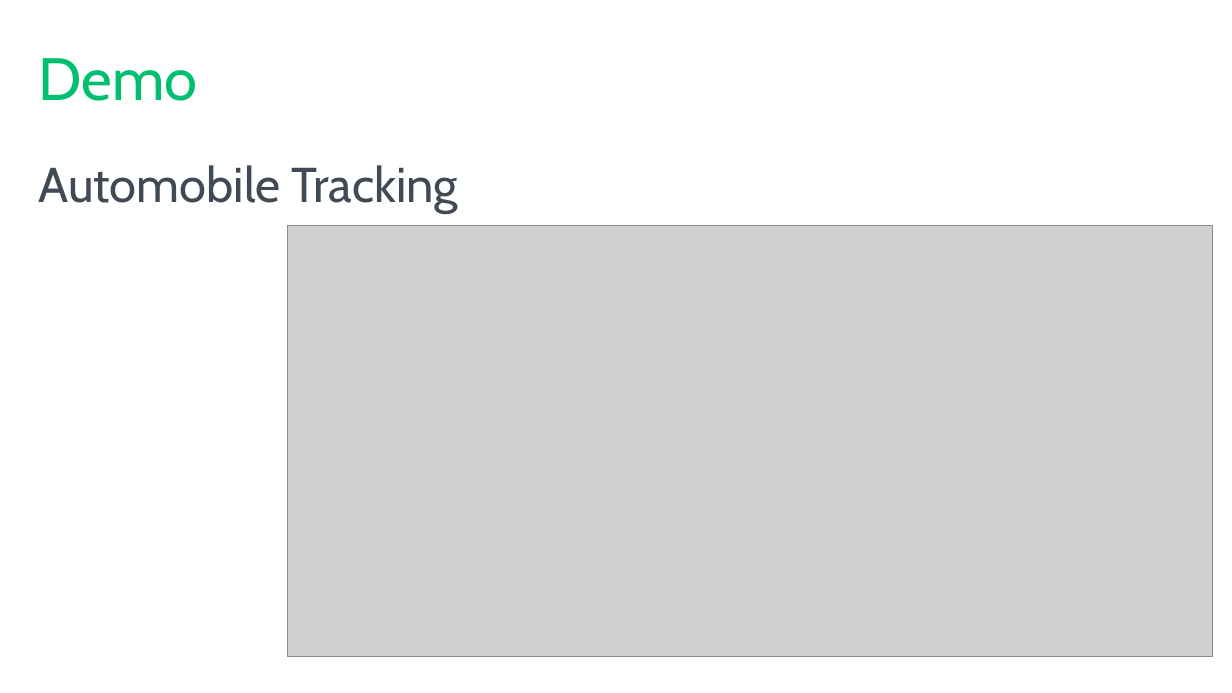
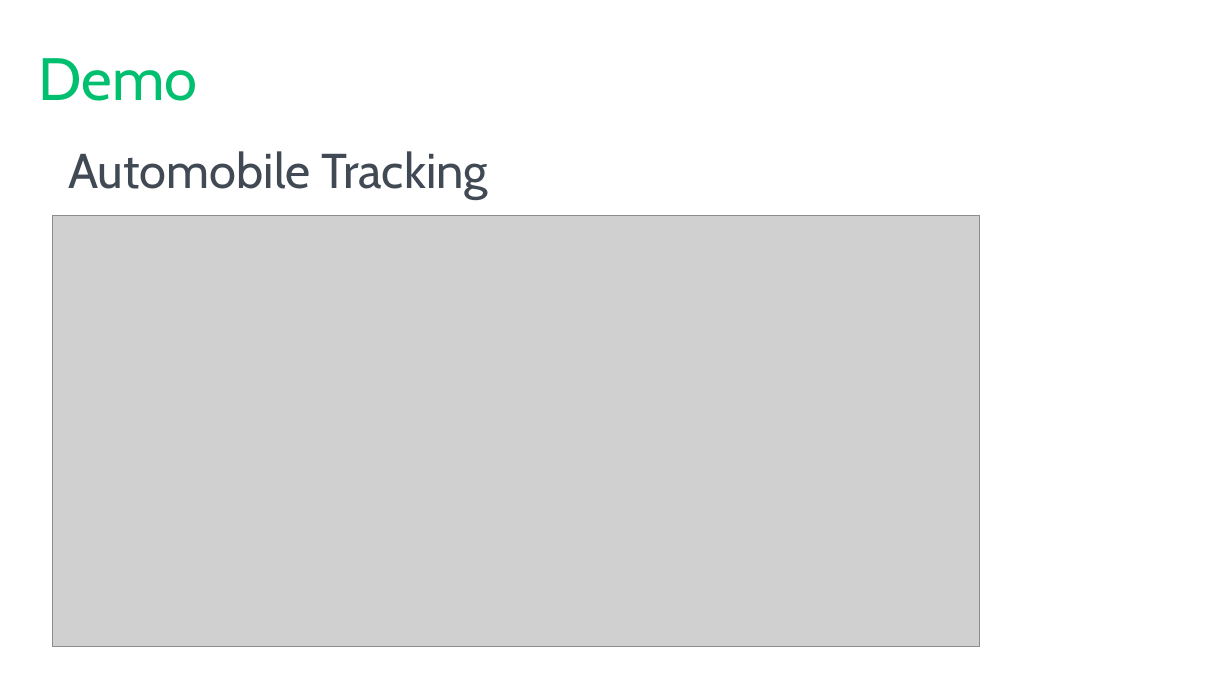
Before and after one commit to tf3604/RememberWhenTemporal, a slide deck: slide 5 of Temporal.pptx. Drawn at 1232x693 pixels with LibreOffice and Linux fonts; fonts in the diff are those of the drawing; grey boxes stand for pictures; background and template pictures are left out. Boxes give left, top, right and bottom in pixels: in the first picture for what was removed or moved away, otherwise in the second. Text is boxed around its words. In the diff, an @@ line names an element or a change of style, - is before the commit and + after.

Commit message:
Update demo slide graphic.

```diff
--- a/Temporal.pptx
+++ b/Temporal.pptx
@@ text "Automobile Tracking": place and size @@
-text "Automobile Tracking" at [38, 165, 458, 214]
+text "Automobile Tracking" at [68, 151, 488, 199]
@@ picture: place and size @@
-picture at [287, 225, 1212, 656]
+picture at [53, 215, 980, 646]
```
